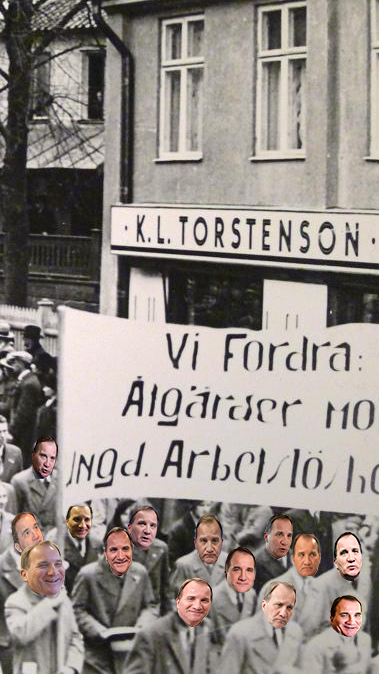
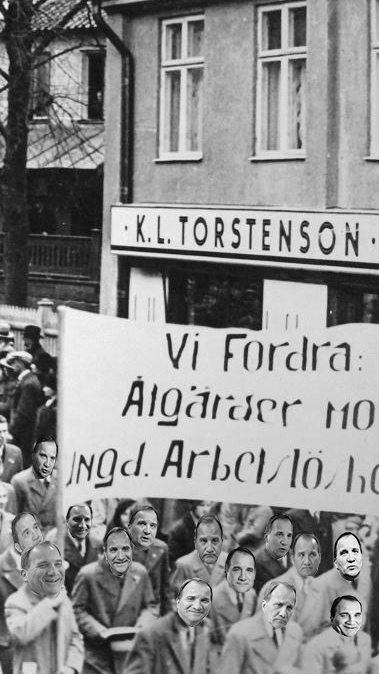
Layer changes from the first 379px x 674px image to the second:
pixels changed over [0, 0, 379, 674] (layer not identified)
